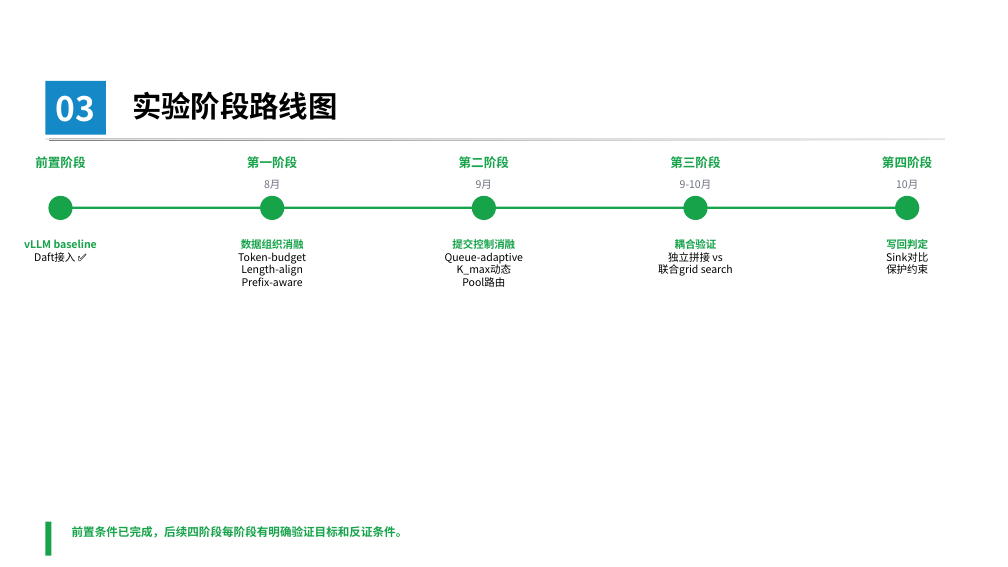
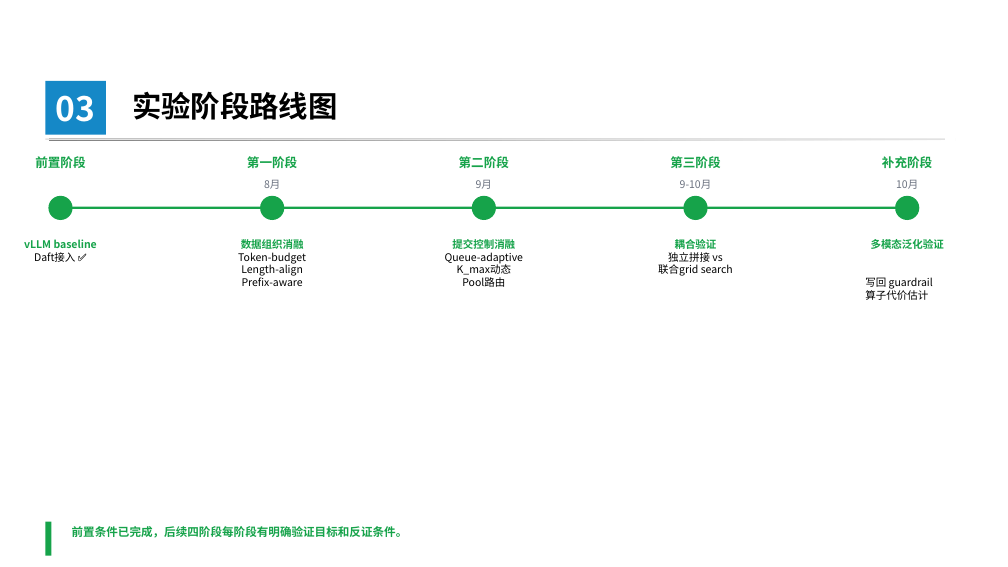
Before and after one commit to 3444374/ai-operator-execution-optimization, a slide deck: slide 17 of opening/slides/opening_defense_20260720_v4.pptx. Drawn at 1008x567 pixels with LibreOffice and Linux fonts; fonts in the diff are those of the drawing; background and template pictures are left out. Boxes give left, top, right and bottom in pixels: in the first picture for what was removed or moved away, otherwise in the second. Text is boxed around its words. In the diff, an @@ line names an element or a change of style, - is before the commit and + after.

Commit message:
refactor: cross_layer_method_framework 重构——写回降级为 guardrail，新增多模态泛化验证
- 第三张 workload 卡从 AI_FILTER/CLASSIFY 改为多模态图像理解
- 第三张策略卡从端到端验证：耦合与写回改为多模态泛化验证
- 删除独立写回卡片，降为两行 guardrail 注释
- 新增算子代价估计（补充讨论）注释
- 箭头改为线条+三角头
- 指标改为 GPU util + MFU 并存
- PPT 时间线第四阶段改为多模态泛化验证
- 画布 1000→880px

```diff
--- a/opening/slides/opening_defense_20260720_v4.pptx
+++ b/opening/slides/opening_defense_20260720_v4.pptx
@@ text at (x1=882, y1=156, x2=932, y2=168): text changed @@
-第四阶段
+补充阶段
@@ text at (x1=865, y1=239, x2=944, y2=300): text changed @@
-写回判定
-Sink对比
-保护约束
+多模态泛化验证
+写回 guardrail
+算子代价估计
```
Also in this commit, not shown: 29 other files.
